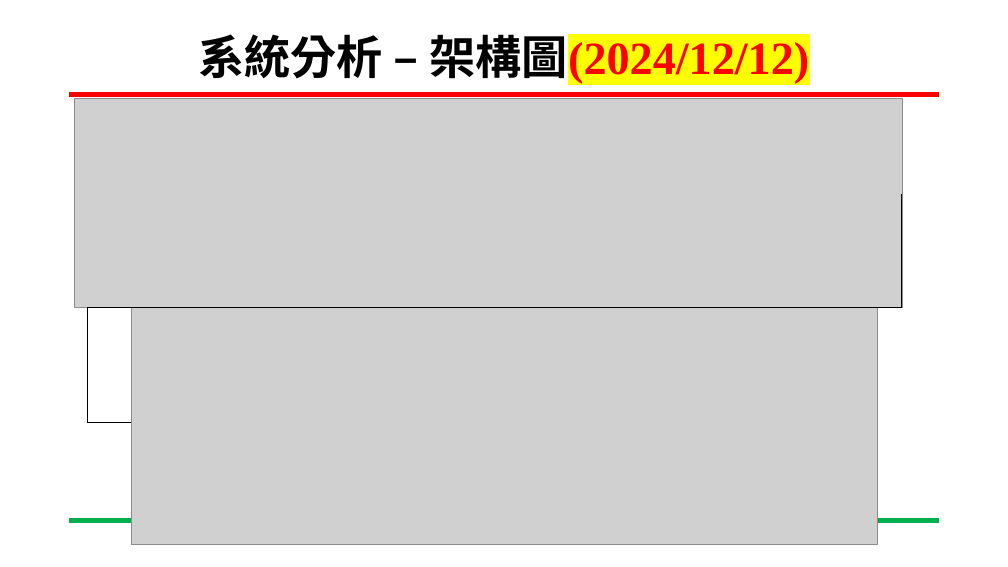
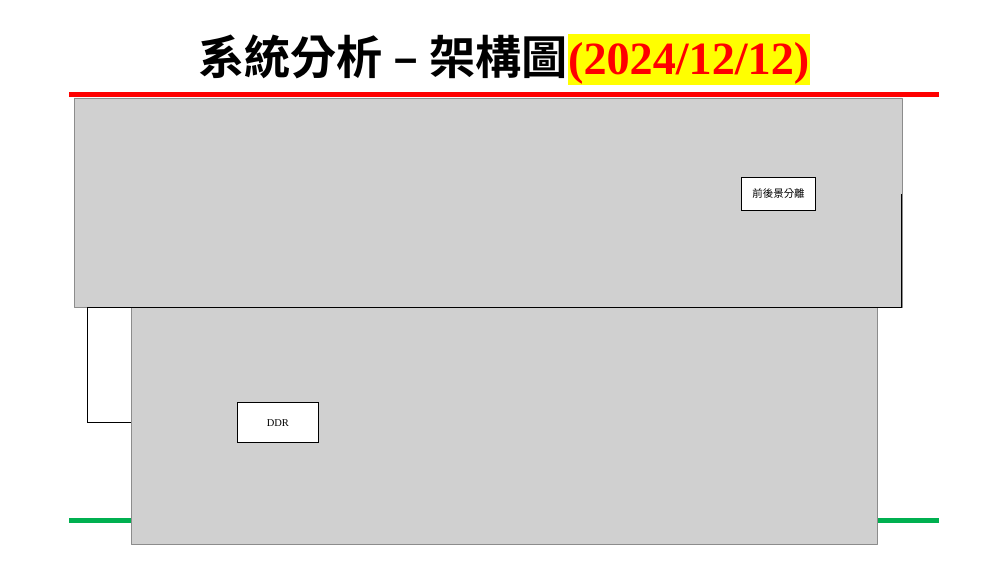
Before and after one commit to xup6tp6u4/pedestrian-detection, a slide deck: slide 7 of 嵌入式影像處理1212進度報告.pptx. Drawn at 1008x567 pixels with LibreOffice and Linux fonts; fonts in the diff are those of the drawing; grey boxes stand for pictures; background and template pictures are left out. Boxes give left, top, right and bottom in pixels: in the first picture for what was removed or moved away, otherwise in the second. Text is boxed around its words. In the diff, an @@ line names an element or a change of style, - is before the commit and + after.

```diff
--- a/嵌入式影像處理1212進度報告.pptx
+++ b/嵌入式影像處理1212進度報告.pptx
@@ rectangle added at [742, 178, 816, 210], fill #FFFFFF, outline #000000 1 pt, 10 pt, text #000000 @@
+前後景分離
@@ rectangle added at [237, 402, 318, 442], fill #FFFFFF, outline #000000 1 pt, 10 pt, text #000000 @@
+DDR
```
Also in this commit, not shown: 4 slides added.
